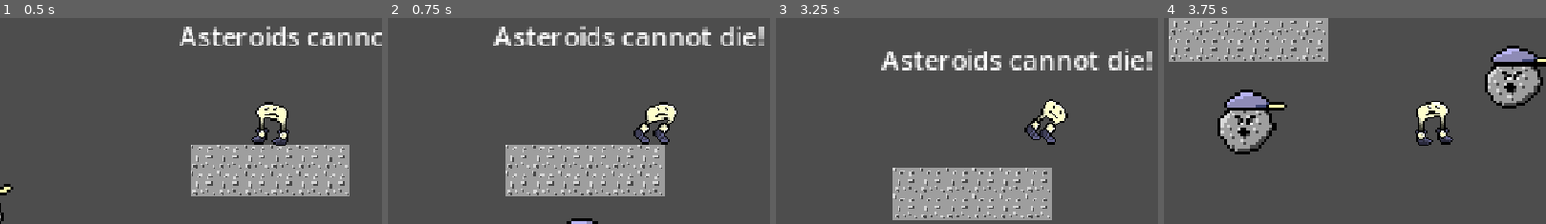
Above: before the commit, frames 1-4 (left to right).
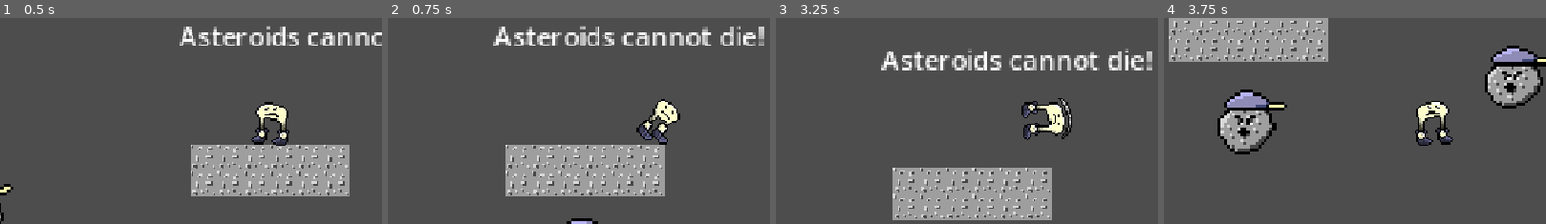
Above: after the commit, the same moments.

Repository: menlojacob/MoonShoesGame
Game: Godot game, scene res://Scenes/level_four.tscn
The game is run twice, just before and just after one commit, with the same random seed, the same clock (stepped at 60 frames per second) and the same inputs. This scene is started directly instead of the project's main scene.
Inputs:
- Up to frame 1 (0.5 s): no input
- Up to frame 2 (0.75 s): hold Right (move_right) from 0.53 s (still down); tap Shift (Dash) at 0.6 s
- Up to frame 3 (3.25 s): tap Space (jump) at 0.77, 1.52, 3.02 s; tap S (ground_pound) at 0.8, 1.35, 2.3, 2.85 s; tap Shift (Dash) at 1.55, 2.1, 3.05 s; release Right (move_right) at 2.03 s; hold Left (move_left) 2.03-2.78 s; hold Right (move_right) from 2.78 s (still down)
- Up to frame 4 (3.75 s): keep holding Right (move_right); tap Shift (Dash) at 3.6 s
The pictures show only the part of the screen within x 15-65%, y 27-77%; the shares and areas given below are measured in that part.

Frame 1 is identical in both runs. In frame 2, 1.1% of the frame differs, in the area x 64-77%, y 39-62%; in frame 3, 1.6%, in the area x 64-78%, y 38-62%; in frame 4, nothing differs.

Commit message:
new dash animation

Diff:
--- a/Scenes/character.tscn
+++ b/Scenes/character.tscn
@@ -5,6 +5,7 @@
 [ext_resource type="Texture2D" uid="uid://dx03lgs0xyrou" path="res://Assets/sprites/CharacterWDeath.png" id="1_ushfy"]
 [ext_resource type="Texture2D" uid="uid://bmkd7wpr6j318" path="res://Assets/sprites/NewJump.png" id="2_ejsiy"]
 [ext_resource type="Texture2D" uid="uid://bbkk6wje44c4e" path="res://Assets/sprites/Dash.png" id="3_2mse5"]
+[ext_resource type="Texture2D" uid="uid://s2v0fdwet2p6" path="res://Assets/sprites/Dash&Groundpound.png" id="5_2mse5"]
 
 [sub_resource type="AtlasTexture" id="AtlasTexture_s7tkn"]
 atlas = ExtResource("1_ushfy")
@@ -43,25 +44,21 @@
 region = Rect2(0, 0, 32, 32)
 
 [sub_resource type="AtlasTexture" id="AtlasTexture_0a5am"]
-atlas = ExtResource("3_2mse5")
+atlas = ExtResource("5_2mse5")
 region = Rect2(32, 0, 32, 32)
+
+[sub_resource type="AtlasTexture" id="AtlasTexture_edlx2"]
+atlas = ExtResource("5_2mse5")
+region = Rect2(64, 0, 32, 32)
 
 [sub_resource type="AtlasTexture" id="AtlasTexture_hbbpx"]
 atlas = ExtResource("3_2mse5")
 region = Rect2(64, 0, 32, 32)
 
-[sub_resource type="AtlasTexture" id="AtlasTexture_edlx2"]
-atlas = ExtResource("3_2mse5")
-region = Rect2(32, 32, 32, 32)
-
 [sub_resource type="AtlasTexture" id="AtlasTexture_e2xv2"]
 atlas = ExtResource("3_2mse5")
 region = Rect2(64, 32, 32, 32)
 
-[sub_resource type="AtlasTexture" id="AtlasTexture_ha0n0"]
-atlas = ExtResource("3_2mse5")
-region = Rect2(0, 64, 32, 32)
-
 [sub_resource type="AtlasTexture" id="AtlasTexture_d4ibn"]
 atlas = ExtResource("3_2mse5")
 region = Rect2(32, 64, 32, 32)
@@ -110,6 +107,22 @@
 atlas = ExtResource("1_ushfy")
 region = Rect2(96, 192, 32, 32)
 
+[sub_resource type="AtlasTexture" id="AtlasTexture_ncbtc"]
+atlas = ExtResource("5_2mse5")
+region = Rect2(0, 64, 32, 32)
+
+[sub_resource type="AtlasTexture" id="AtlasTexture_ksrvg"]
+atlas = ExtResource("5_2mse5")
+region = Rect2(32, 64, 32, 32)
+
+[sub_resource type="AtlasTexture" id="AtlasTexture_k1p4j"]
+atlas = ExtResource("5_2mse5")
+region = Rect2(64, 64, 32, 32)
+
+[sub_resource type="AtlasTexture" id="AtlasTexture_xc5tg"]
+atlas = ExtResource("5_2mse5")
+region = Rect2(96, 64, 32, 32)
+
 [sub_resource type="AtlasTexture" id="AtlasTexture_le1tg"]
 atlas = ExtResource("1_ushfy")
 region = Rect2(160, 96, 32, 32)
@@ -230,33 +243,30 @@
 "speed": 24.0
 }, {
 "frames": [{
-"duration": 2.0,
+"duration": 1.0,
 "texture": SubResource("AtlasTexture_rtvxd")
 }, {
-"duration": 2.0,
+"duration": 1.0,
 "texture": SubResource("AtlasTexture_0a5am")
 }, {
 "duration": 2.0,
+"texture": SubResource("AtlasTexture_edlx2")
+}, {
+"duration": 1.0,
 "texture": SubResource("AtlasTexture_hbbpx")
 }, {
-"duration": 2.0,
-"texture": SubResource("AtlasTexture_edlx2")
-}, {
-"duration": 2.0,
+"duration": 1.0,
 "texture": SubResource("AtlasTexture_e2xv2")
 }, {
-"duration": 2.0,
-"texture": SubResource("AtlasTexture_ha0n0")
-}, {
-"duration": 3.0,
+"duration": 1.5,
 "texture": SubResource("AtlasTexture_d4ibn")
 }, {
-"duration": 2.0,
+"duration": 1.0,
 "texture": SubResource("AtlasTexture_mogsv")
 }],
 "loop": 0,
 "name": &"dash",
-"speed": 24.0
+"speed": 15.0
 }, {
 "frames": [{
 "duration": 1.0,
@@ -292,6 +302,23 @@
 "loop": 0,
 "name": &"death",
 "speed": 15.0
+}, {
+"frames": [{
+"duration": 1.0,
+"texture": SubResource("AtlasTexture_ncbtc")
+}, {
+"duration": 1.0,
+"texture": SubResource("AtlasTexture_ksrvg")
+}, {
+"duration": 1.0,
+"texture": SubResource("AtlasTexture_k1p4j")
+}, {
+"duration": 10.0,
+"texture": SubResource("AtlasTexture_xc5tg")
+}],
+"loop": 1,
+"name": &"groundpound",
+"speed": 12.0
 }, {
 "frames": [{
 "duration": 1.0,
@@ -389,7 +416,7 @@
 sprite_frames = SubResource("SpriteFrames_c8kw3")
 animation = &"dash"
 autoplay = "idle"
-frame = 7
+frame = 6
 frame_progress = 1.0
 
 [node name="AnimationPlayer" type="AnimationPlayer" parent="Sprite" unique_id=1212945588]
--- a/Scripts/character_controller.gd
+++ b/Scripts/character_controller.gd
@@ -210,3 +210,8 @@
 func play_bouncing_animation():
 	if alive:
 		sprite.play("bounce")
+
+func play_groundpound_animation():
+	if alive:
+		sprite.play("groundpound")
+		await sprite.animation_finished
--- a/Scripts/ground_pound_ability.gd
+++ b/Scripts/ground_pound_ability.gd
@@ -7,6 +7,7 @@
 
 func startPound():
 	isPounding = true
+	characterController.play_groundpound_animation();
 	characterController.setBusy(true)
 	characterController.setHorizontalSpeedModifier(0.5)
 	characterController.setGravityModifier(1.5)
Not shown, added: Assets/sprites/Dash&Groundpound.png.import
